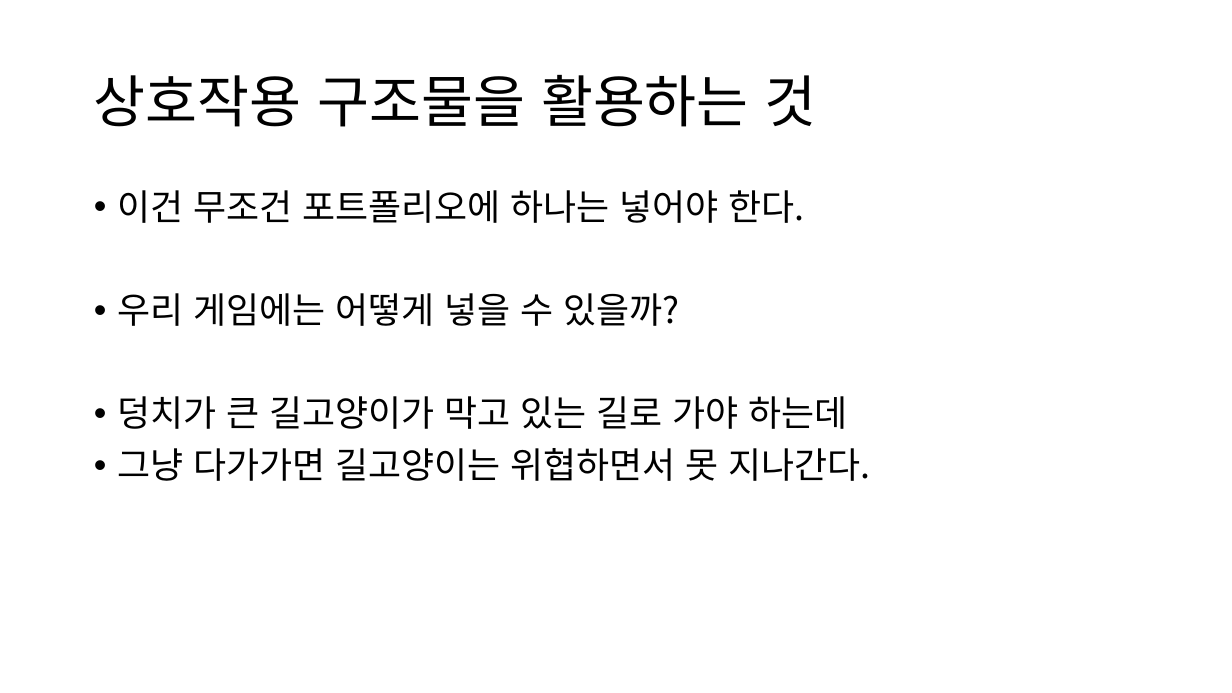
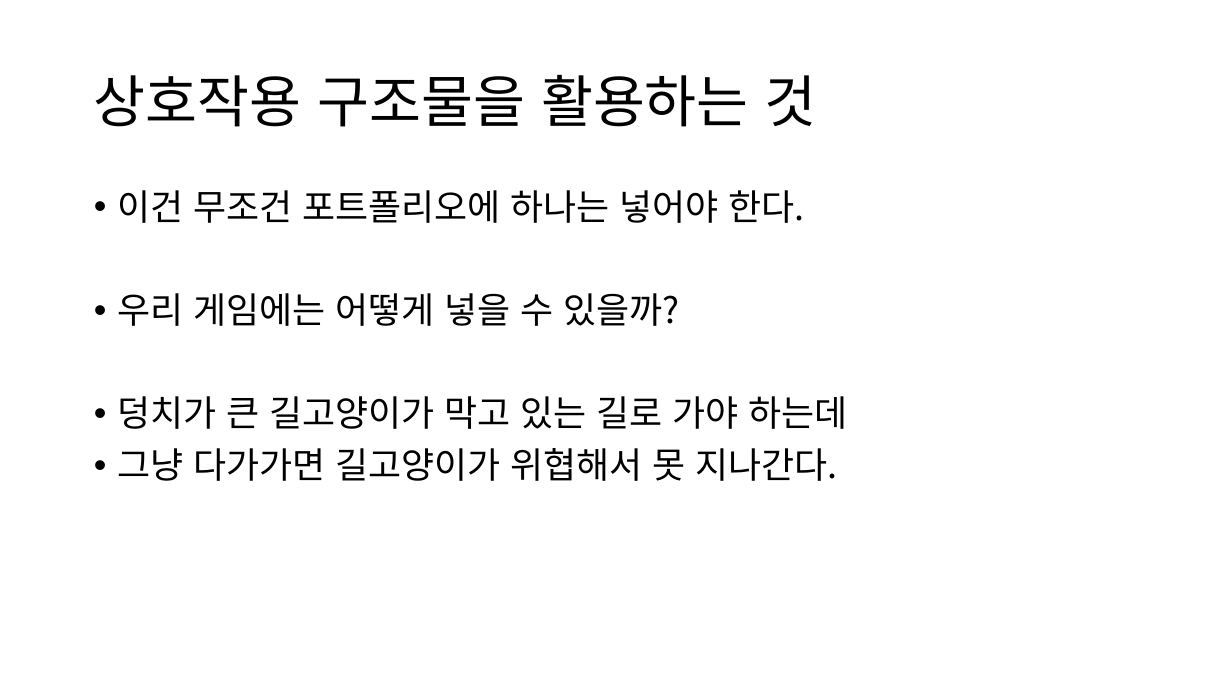
Before and after one commit to ysooj/Gihoek_5, a slide deck: slide 2 of (5.19).pptx. Drawn at 1232x693 pixels with LibreOffice and Linux fonts; fonts in the diff are those of the drawing. Boxes give left, top, right and bottom in pixels: in the first picture for what was removed or moved away, otherwise in the second. Text is boxed around its words. In the diff, an @@ line names an element or a change of style, - is before the commit and + after.

```diff
--- a/(5.19).pptx
+++ b/(5.19).pptx
@@ text at <box>117,448,837,481</box>: text changed @@
-• 그냥 다가가면 길고양이는 위협하면서 못 지나간다.
+• 그냥 다가가면 길고양이가 위협해서 못 지나간다.
```
Also in this commit, not shown: 2 other files.
